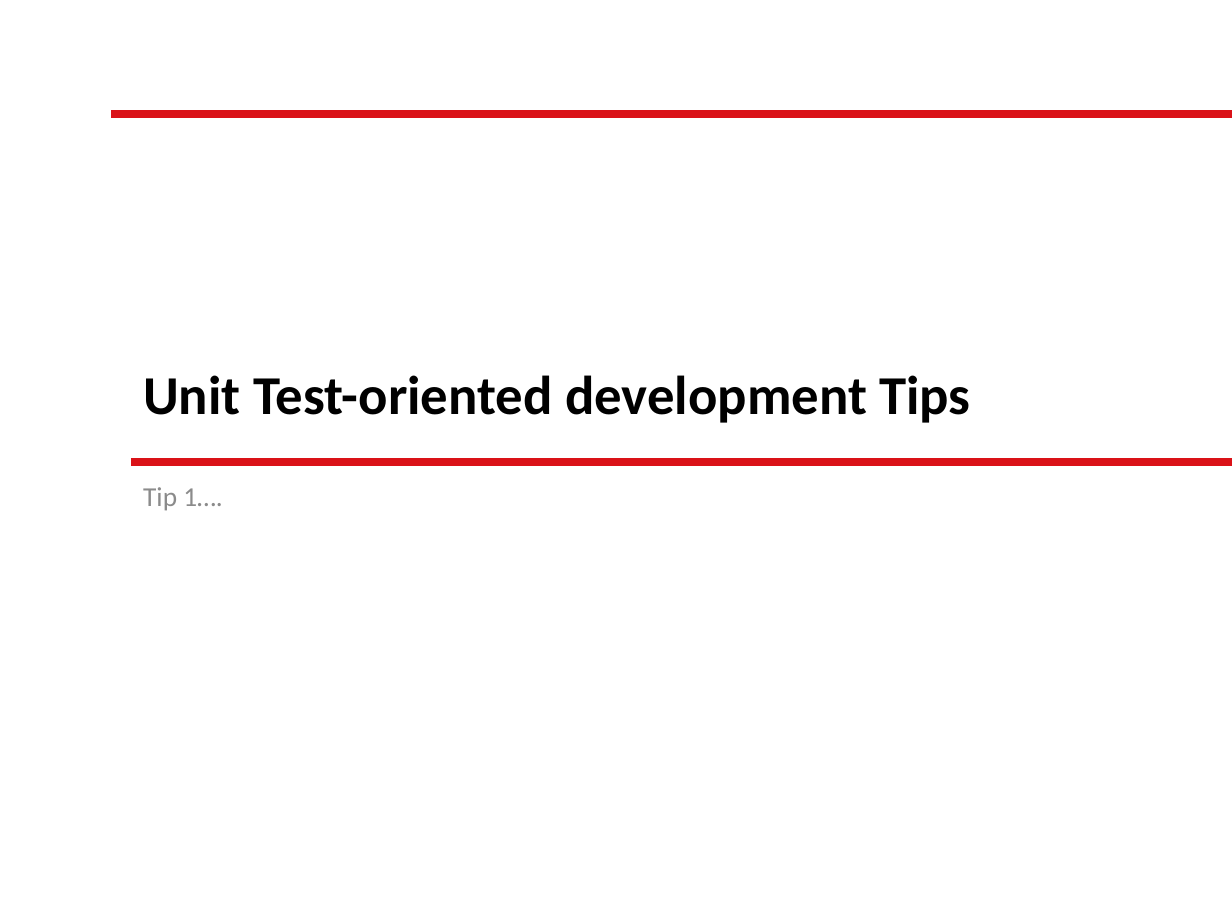
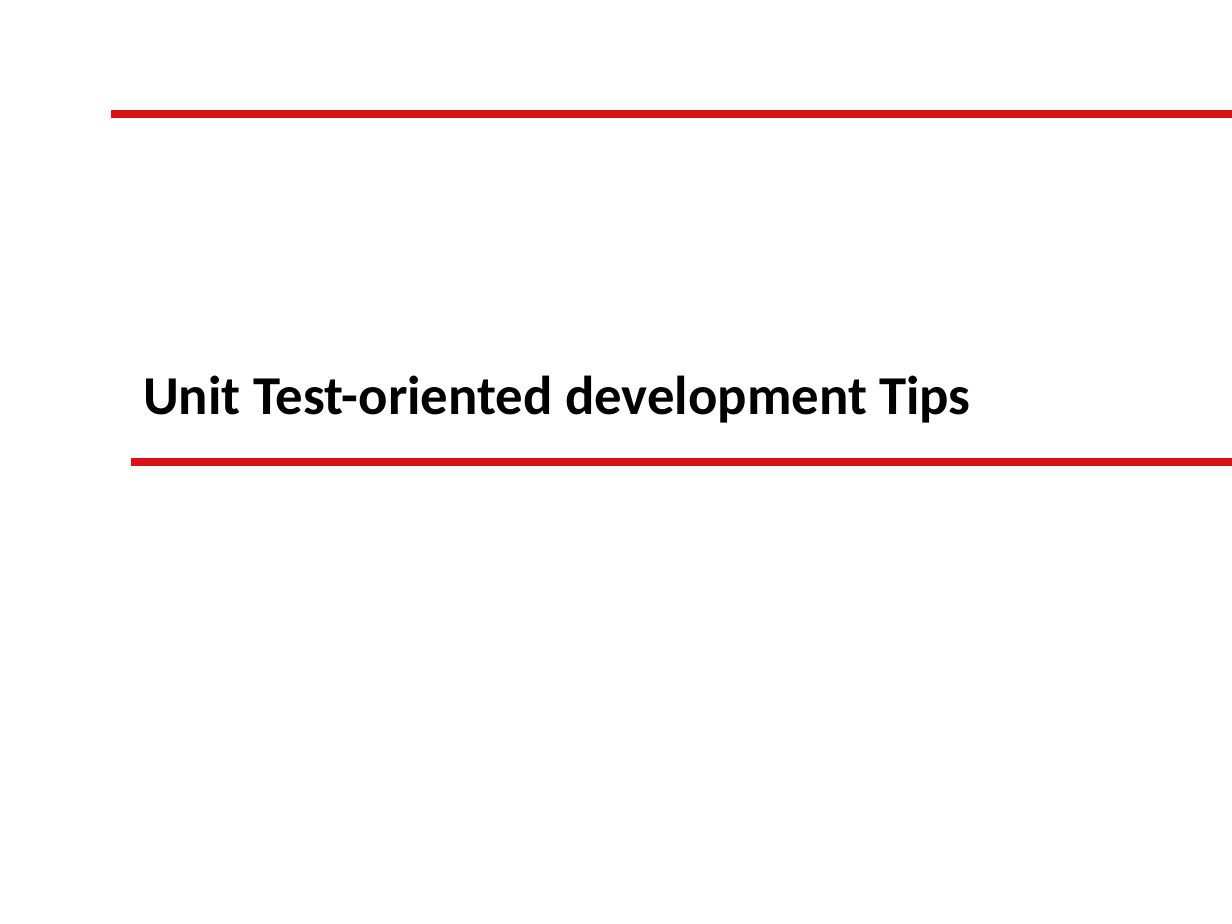
Before and after one commit to lgoldin/TestOrientedDevelopment, a slide deck: slide 4 of Test-Oriented Development.pptx. Drawn at 1232x924 pixels with LibreOffice and Linux fonts; fonts in the diff are those of the drawing; background and template pictures are left out. Boxes give left, top, right and bottom in pixels: in the first picture for what was removed or moved away, otherwise in the second. Text is boxed around its words. In the diff, an @@ line names an element or a change of style, - is before the commit and + after.

Commit message:
PPT Tips 2 y 7 + Codigo Tip 7

```diff
--- a/Test-Oriented Development.pptx
+++ b/Test-Oriented Development.pptx
@@ text removed at (143,487,223,511) @@
-Tip 1….
```
Also in this commit, not shown: 3 other slides changed, 16 slides added, 1 slide removed, 11 other files.
